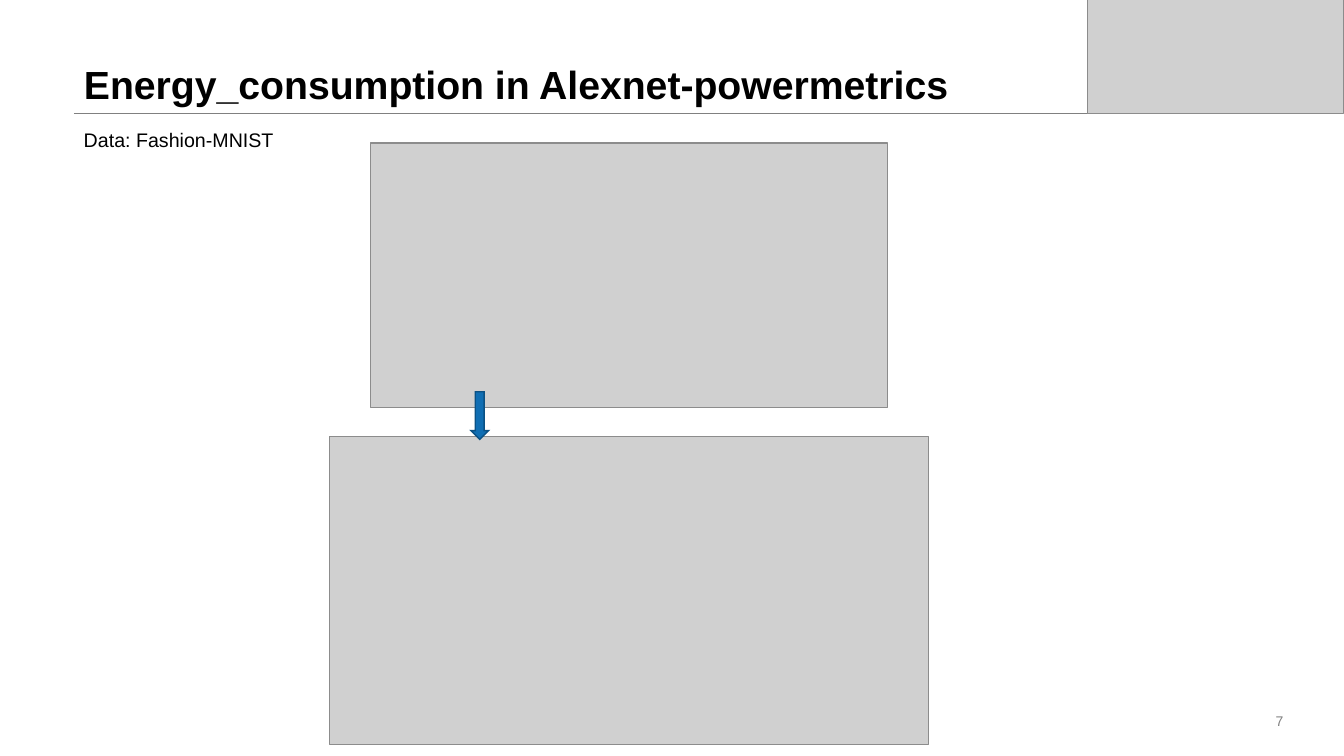
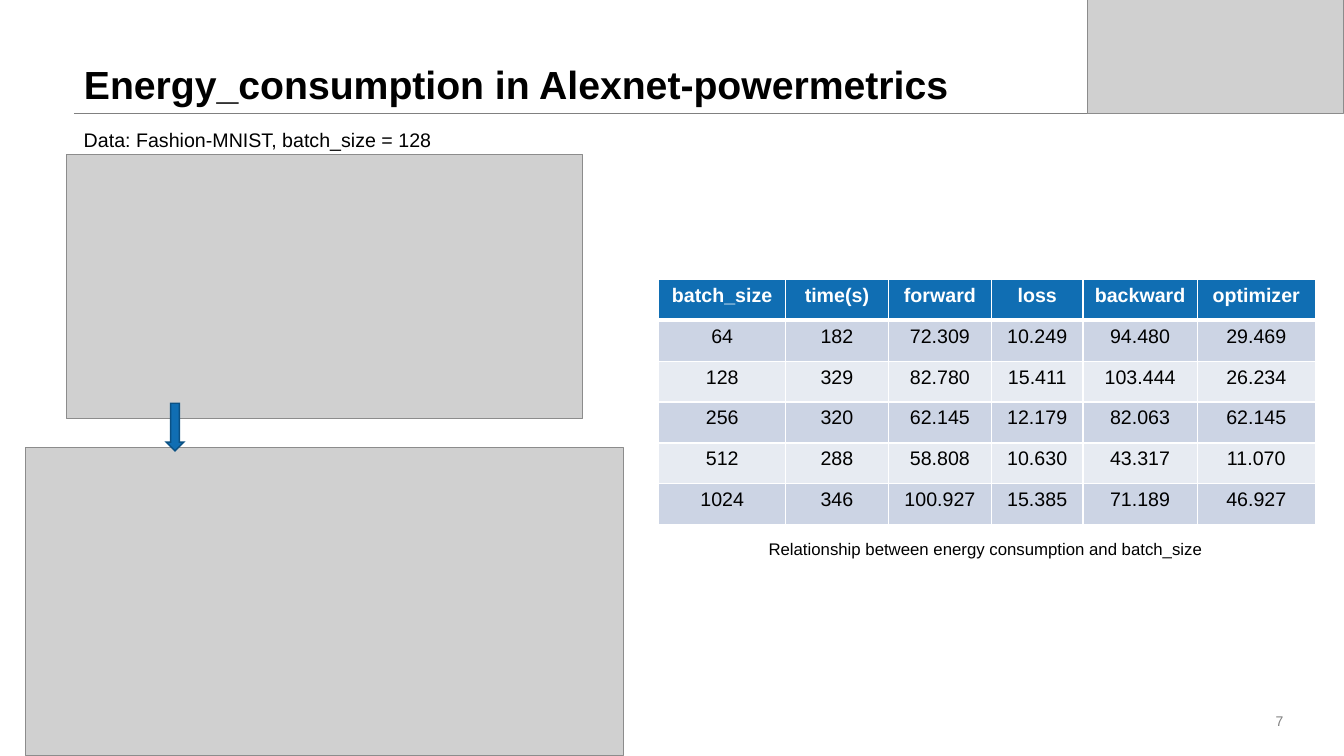
Before and after one commit to dtjgp/GreenAI, a slide deck: slide 7 of presentation/GreenAI_1st.pptx. Drawn at 1344x756 pixels with LibreOffice and Linux fonts; fonts in the diff are those of the drawing; grey boxes stand for pictures. Boxes give left, top, right and bottom in pixels: in the first picture for what was removed or moved away, otherwise in the second. Text is boxed around its words. In the diff, an @@ line names an element or a change of style, - is before the commit and + after.

Commit message:
add first presentation ppt

```diff
--- a/presentation/GreenAI_1st.pptx
+++ b/presentation/GreenAI_1st.pptx
@@ text at [84, 132, 431, 151]: text changed @@
-Data: Fashion-MNIST
+Data: Fashion-MNIST, batch_size = 128
@@ table added at [659, 279, 1316, 524], 6 rows, 6 columns @@
+batch_size | time(s) | forward | loss | backward | optimizer
+64 | 182 | 72.309 | 10.249 | 94.480 | 29.469
+128 | 329 | 82.780 | 15.411 | 103.444 | 26.234
+256 | 320 | 62.145 | 12.179 | 82.063 | 62.145
+512 | 288 | 58.808 | 10.630 | 43.317 | 11.070
+1024 | 346 | 100.927 | 15.385 | 71.189 | 46.927
@@ 2 pictures, 1 down arrow: place and size @@
-2 pictures, 1 down arrow at [330, 143, 928, 745]
+2 pictures, 1 down arrow at [25, 154, 623, 756]
@@ text added at [769, 543, 1202, 559], 12 pt, text #000000 @@
+Relationship between energy consumption and batch_size
```
Also in this commit, not shown: 1 other file.
